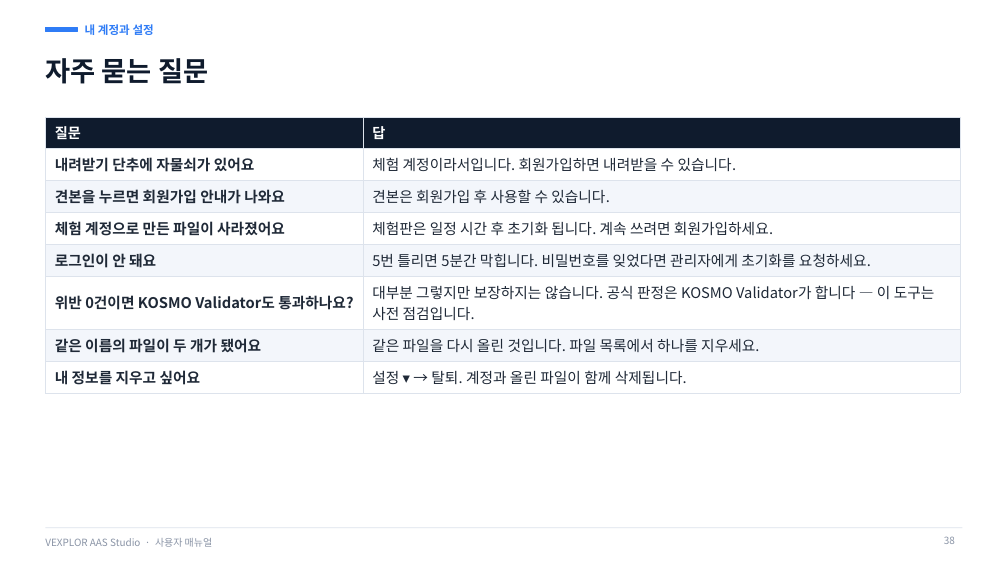
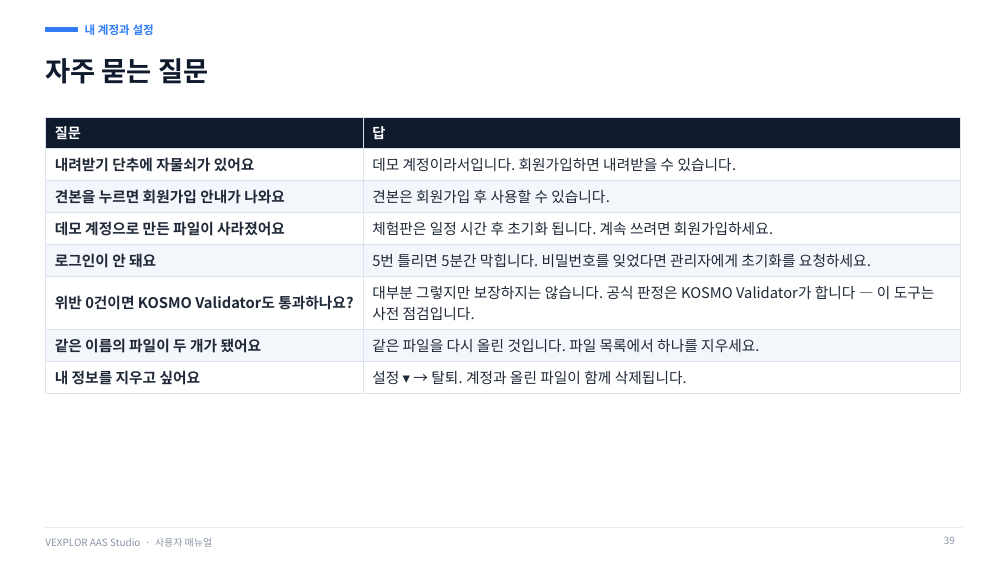
Before and after one commit to waceinc/vexplor-aas, a slide deck: slide 39 of VEXPLOR_AAS_Studio_user_manual.pptx (slide 38 before the commit). Drawn at 1008x567 pixels with LibreOffice and Linux fonts; fonts in the diff are those of the drawing. Boxes give left, top, right and bottom in pixels: in the first picture for what was removed or moved away, otherwise in the second. Text is boxed around its words. In the diff, an @@ line names an element or a change of style, - is before the commit and + after.

Commit message:
소개 페이지 — 데모 계정 demo / 0629 · 로그인 그림 · 사용자 매뉴얼 새 판

```diff
--- a/VEXPLOR_AAS_Studio_user_manual.pptx
+++ b/VEXPLOR_AAS_Studio_user_manual.pptx
@@ table at (45,117,960,389) @@
-row 2, column 2: 체험 계정이라서입니다. 회원가입하면 내려받을 수 있습니다.
+row 2, column 2: 데모 계정이라서입니다. 회원가입하면 내려받을 수 있습니다.
-row 4, column 1: 체험 계정으로 만든 파일이 사라졌어요
+row 4, column 1: 데모 계정으로 만든 파일이 사라졌어요
```
Also in this commit, not shown: 11 other slides changed, 1 slide added, 2 other files.
